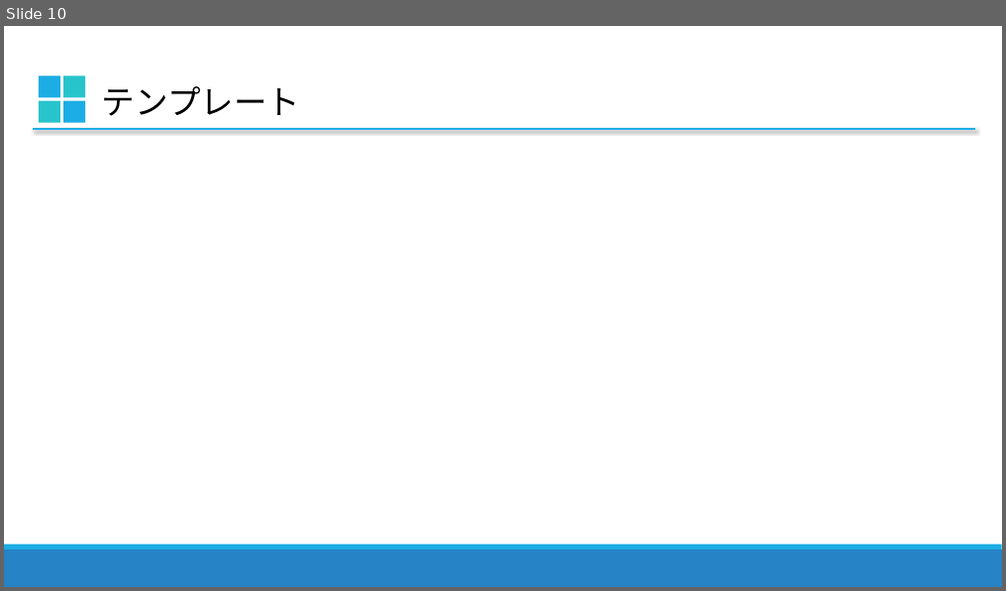
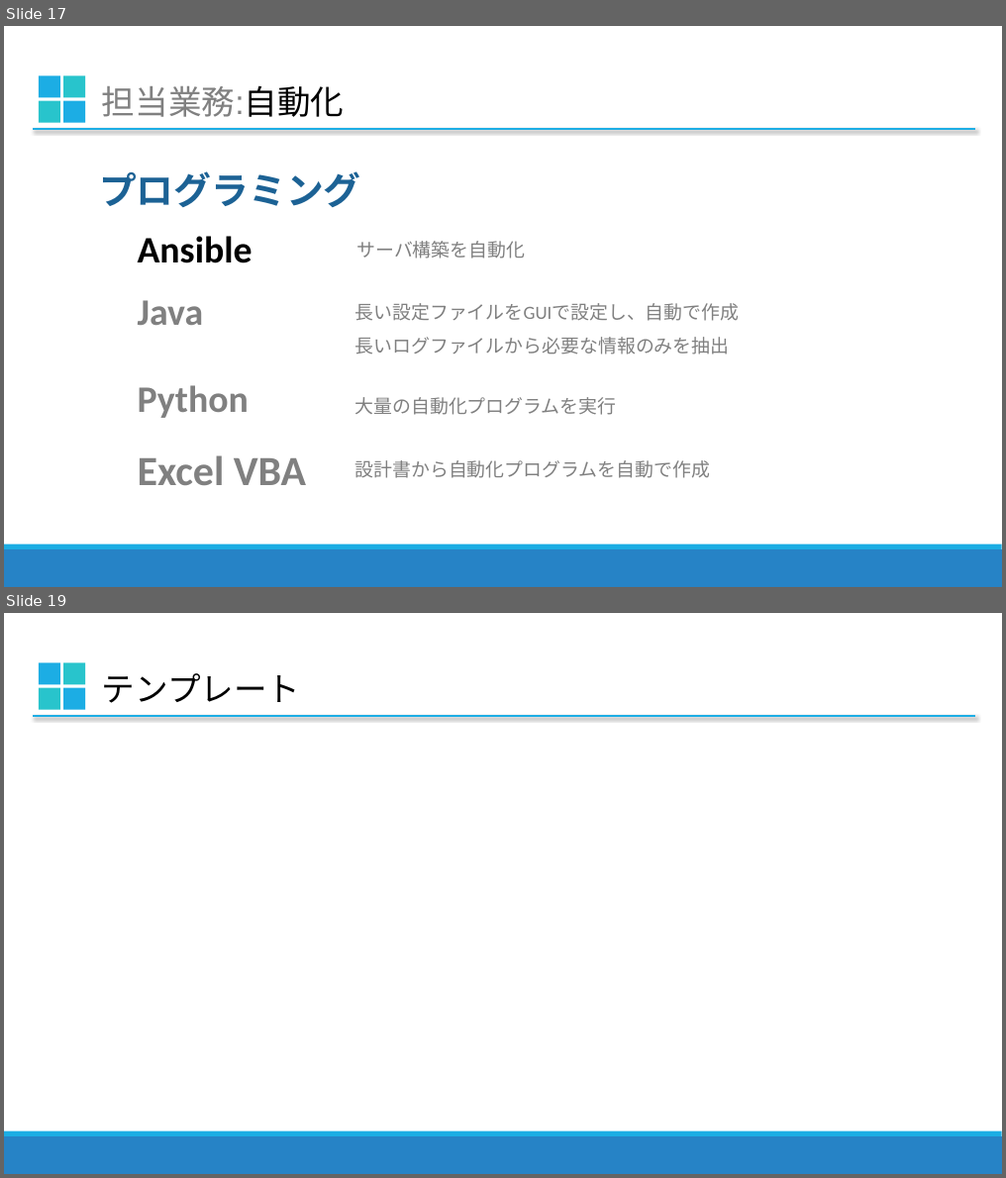
Before and after one commit to frisk1995/excels, a slide deck: sample.pptx. Shown one above the other, each under a label of ours: slide 10 before the commit, slides 17 and 19 after it; the slides between them are not shown. The pictures are 1006x591 and 1006x1178 pixels, drawn with LibreOffice and Linux fonts; fonts in the diff are those of the drawing. Boxes give left, top, right and bottom in pixels: in the first picture for what was removed or moved away, otherwise in the second. Text is boxed around its words. In the diff, an @@ line names an element or a change of style, - is before the commit and + after.

```diff
--- a/sample.pptx
+++ b/sample.pptx
@@ slide 17 added at box(4, 26, 1002, 587), background #FFFFFF; not listed: 2 template elements that a slide beside it also shows @@
@@ group added at box(39, 76, 85, 123): 4 rectangles @@
@@ text added at box(102, 85, 345, 117), 32 pt, text #808080 @@
+担当業務:自動化
@@ line added from (33, 129) to (975, 129), #1CADE4 2 pt @@
@@ text added at box(99, 172, 361, 207), 36 pt, text #1D6294, bold @@
+プログラミング
@@ text added at box(138, 236, 252, 264), 36 pt, text #000000, bold @@
+Ansible
@@ text added at box(356, 241, 525, 259), 18 pt, text #808080 @@
+サーバ構築を自動化
@@ text added at box(138, 300, 204, 325), 36 pt, text #808080, bold @@
+Java
@@ text added at box(355, 303, 740, 321), 18 pt, text #808080 @@
+長い設定ファイルをGUIで設定し、自動で作成
@@ text added at box(355, 337, 730, 355), 18 pt, text #808080 @@
+長いログファイルから必要な情報のみを抽出
@@ text added at box(138, 385, 249, 418), 36 pt, text #808080, bold @@
+Python
@@ text added at box(355, 397, 617, 415), 18 pt, text #808080 @@
+大量の自動化プログラムを実行
@@ text added at box(138, 456, 306, 485), 40 pt, text #808080, bold @@
+Excel VBA
@@ text added at box(355, 461, 711, 478), 18 pt, text #808080 @@
+設計書から自動化プログラムを自動で作成
@@ what was slide 10 is now slide 19 @@
```
Also in this commit, not shown: 8 slides changed, 9 other slides added, 1 slide removed.
